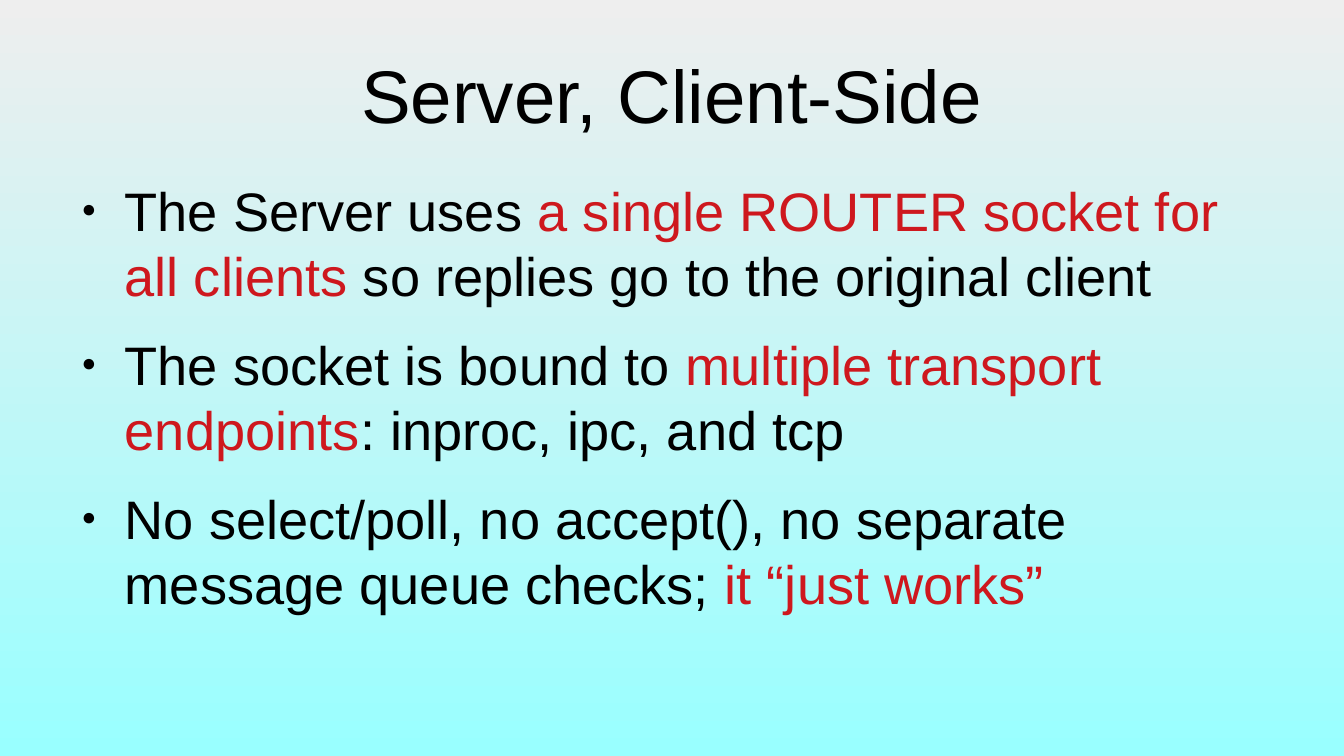
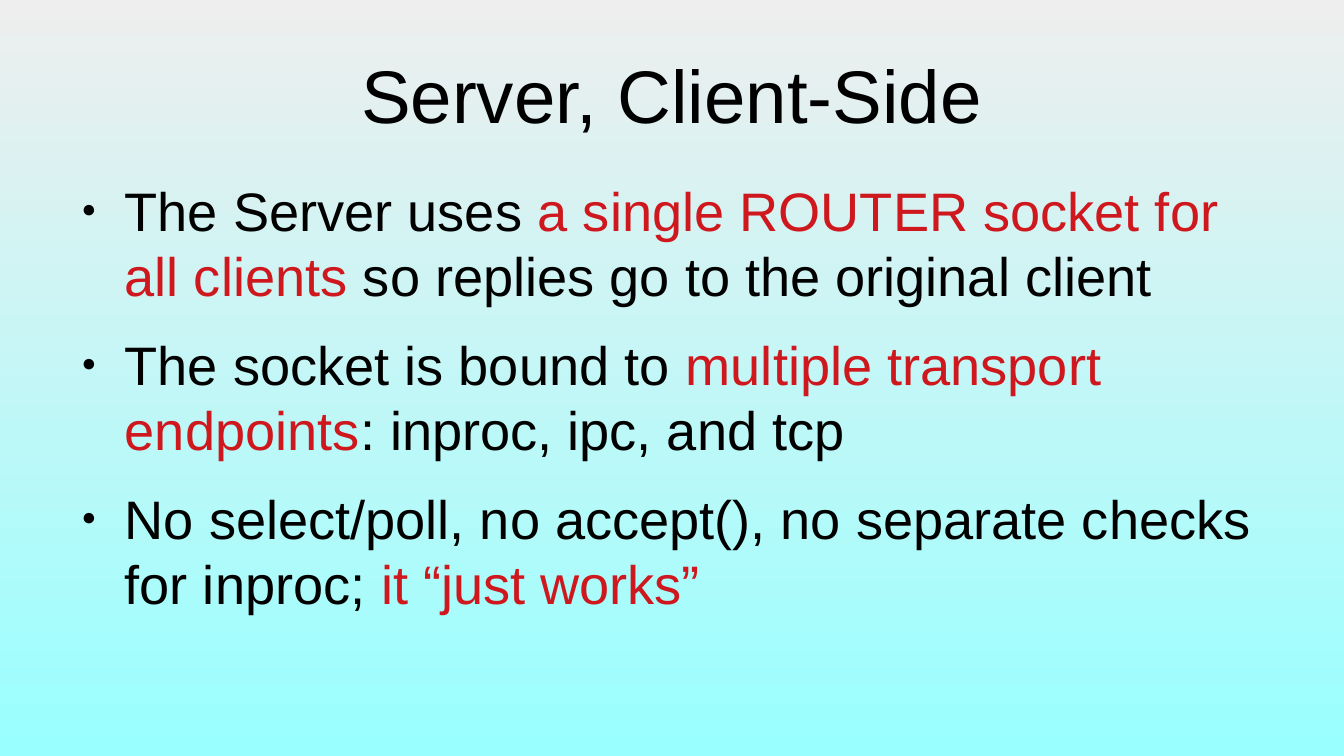
Before and after one commit to dllaurence/zeromq-presentation, a slide deck: slide 44 of presentation.odp. Drawn at 1344x756 pixels with LibreOffice and Linux fonts; fonts in the diff are those of the drawing. Boxes give left, top, right and bottom in pixels: in the first picture for what was removed or moved away, otherwise in the second. Text is boxed around its words. In the diff, an @@ line names an element or a change of style, - is before the commit and + after.

```diff
--- a/presentation.odp
+++ b/presentation.odp
@@ text at (125,499,1251,613): text changed @@
-● No select/poll, no accept(), no separate message queue checks; it “just works”
+● No select/poll, no accept(), no separate checks for inproc; it “just works”
```
Also in this commit, not shown: 16 other slides changed, 10 slides added, 3 slides removed, 10 other files.
